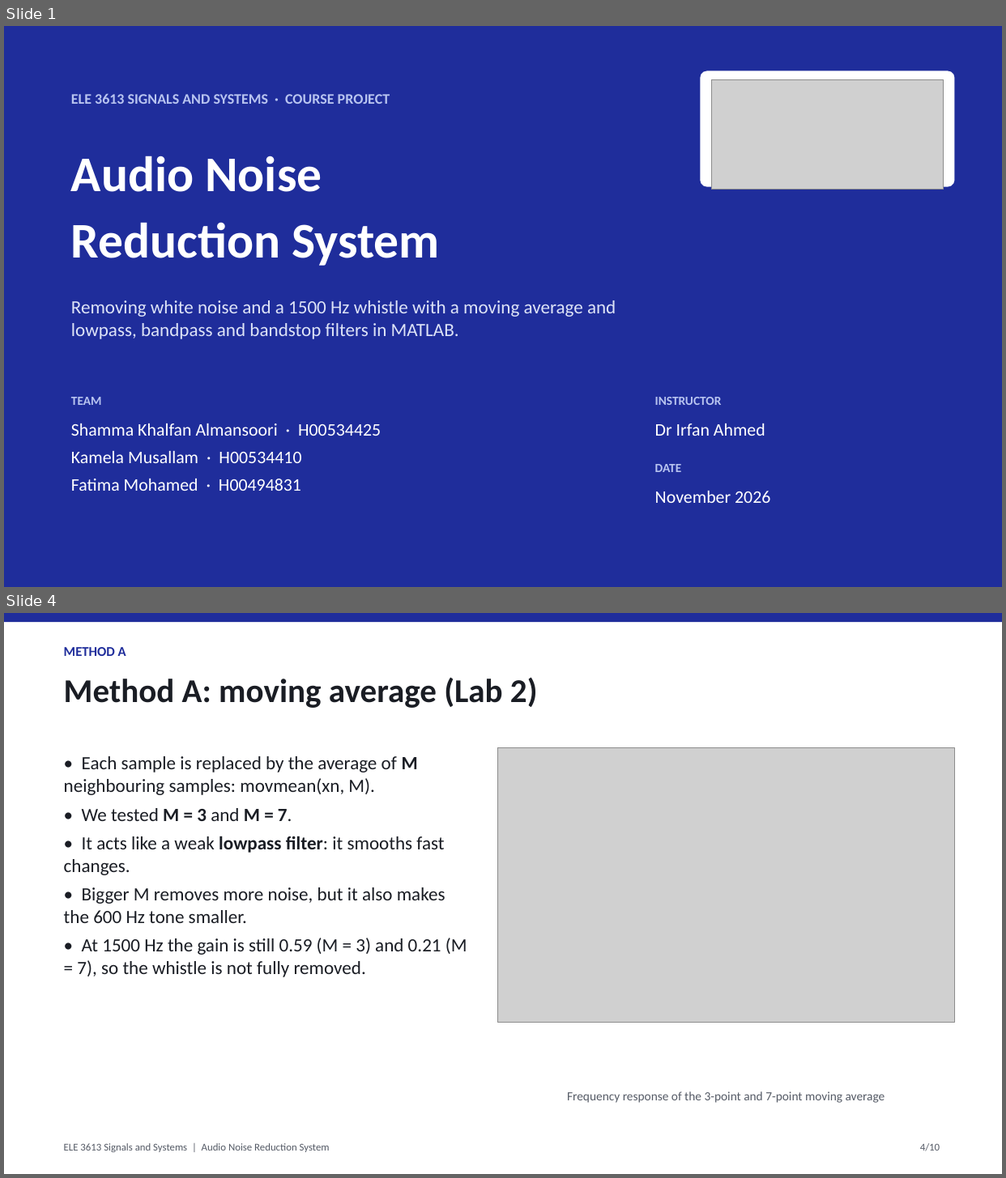
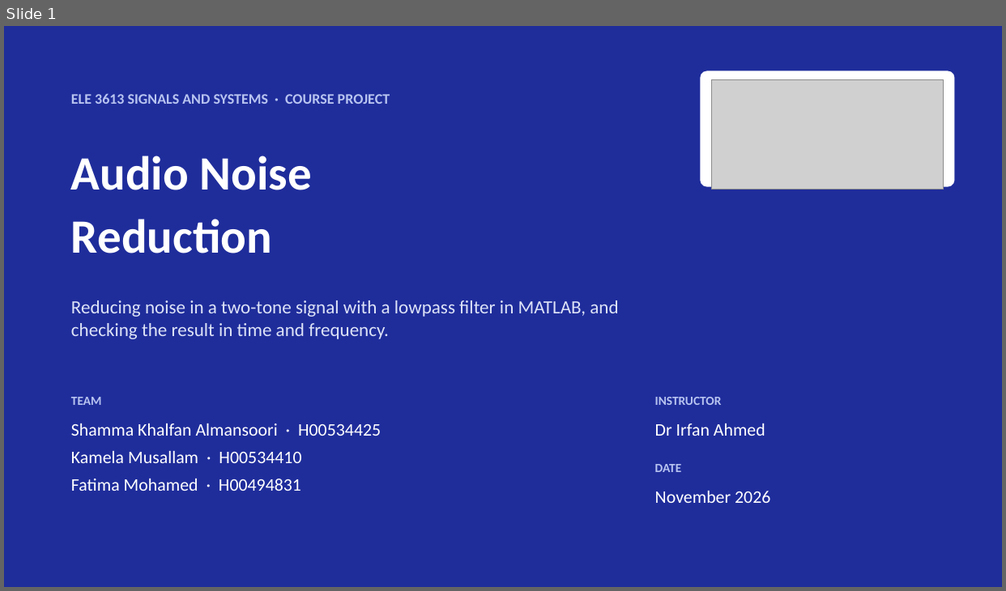
Before and after one commit to sshammaalman-art/Signal-project, a slide deck: AudioNoiseReduction_Presentation.pptx. Shown one above the other, each under a label of ours: slides 1 and 4 before the commit, slide 1 after it; the slides between them are not shown. The pictures are 1006x1178 and 1006x591 pixels, drawn with LibreOffice and Linux fonts; fonts in the diff are those of the drawing; grey boxes stand for pictures. Boxes give left, top, right and bottom in pixels: in the first picture for what was removed or moved away, otherwise in the second. Text is boxed around its words. In the diff, an @@ line names an element or a change of style, - is before the commit and + after.

```diff
--- a/AudioNoiseReduction_Presentation.pptx
+++ b/AudioNoiseReduction_Presentation.pptx
@@ slide 4 removed at [4, 613, 1002, 1174], background #FFFFFF @@
@@ rectangle removed at [4, 613, 1002, 622] @@
@@ text removed at [64, 647, 126, 656] @@
-METHOD A
@@ text removed at [64, 677, 538, 708] @@
-Method A: moving average (Lab 2)
@@ text removed at [64, 756, 467, 977] @@
-• Each sample is replaced by the average of M neighbouring samples: movmean(xn, M).
-• We tested M = 3 and M = 7.
-• It acts like a weak lowpass filter: it smooths fast changes.
-• Bigger M removes more noise, but it also makes the 600 Hz tone smaller.
-• At 1500 Hz the gain is still 0.59 (M = 3) and 0.21 (M = 7), so the whistle is not fully removed.
@@ picture removed at [498, 747, 955, 1023] @@
@@ text removed at [567, 1092, 885, 1103] @@
-Frequency response of the 3-point and 7-point moving average
@@ text removed at [64, 1144, 330, 1152] @@
-ELE 3613 Signals and Systems | Audio Noise Reduction System
@@ text removed at [920, 1144, 940, 1152] @@
-4/10
@@ slide 1 changed as well @@
@@ text at [71, 156, 312, 190]: size 48 to 46 pt in "Audio Noise" @@
@@ text at [71, 219, 272, 254]: text changed; size 48 to 46 pt @@
-Reduction System
+Reduction
@@ text at [71, 301, 618, 339]: text changed @@
-Removing white noise and a 1500 Hz whistle with a moving average and lowpass, bandpass and bandstop filters in MATLAB.
+Reducing noise in a two-tone signal with a lowpass filter in MATLAB, and checking the result in time and frequency.
```
Also in this commit, not shown: 1 other slide changed, 6 slides added, 7 other slides removed, 26 other files.
